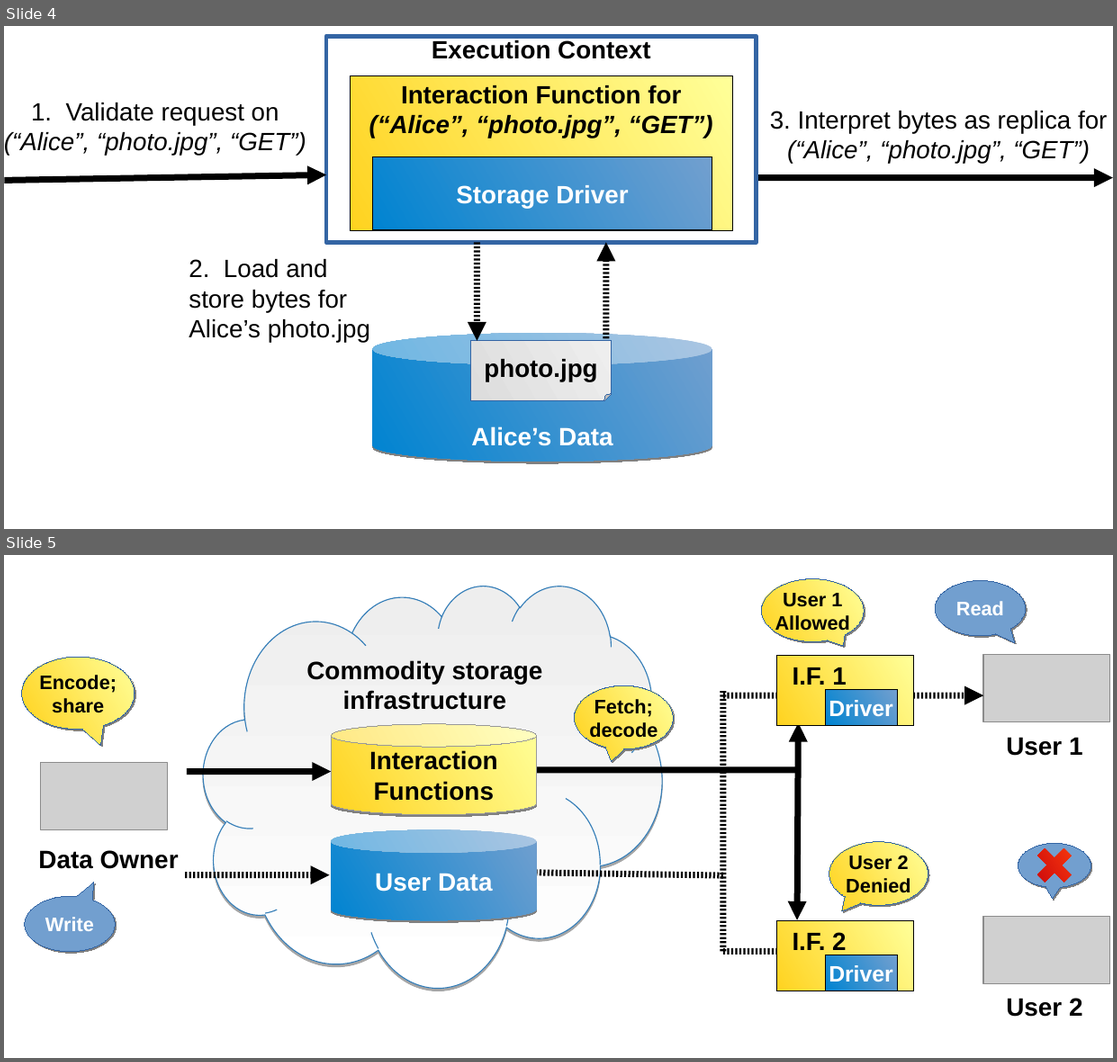
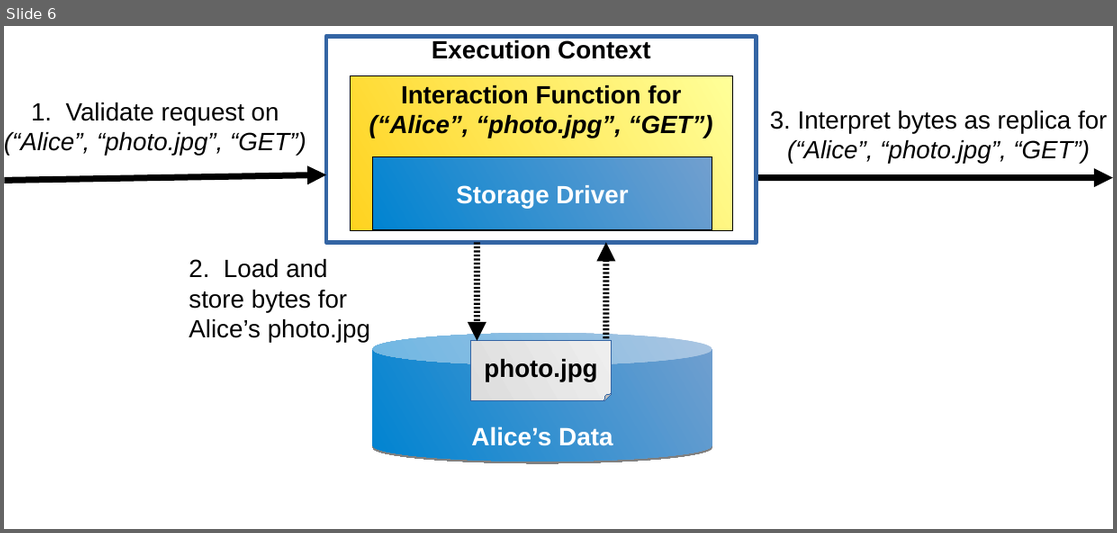
Before and after one commit to syndicate-storage/syndicate-thesis, a slide deck: figures/all-figures.odp. Shown one above the other, each under a label of ours: slides 4 and 5 before the commit, slide 6 after it. The pictures are 1117x1062 and 1117x533 pixels, drawn with LibreOffice and Linux fonts; fonts in the diff are those of the drawing; grey boxes stand for pictures. Boxes give left, top, right and bottom in pixels: in the first picture for what was removed or moved away, otherwise in the second. Text is boxed around its words. In the diff, an @@ line names an element or a change of style, - is before the commit and + after.

```diff
--- a/figures/all-figures.odp
+++ b/figures/all-figures.odp
@@ slide 5 removed at (4,555,1113,1058), background #FFFFFF @@
@@ speech bubble removed at (762,579,864,641) @@
-User 1
-Allowed
@@ speech bubble removed at (935,580,1026,635) @@
-Read
@@ cloud removed at (203,586,662,988) @@
@@ speech bubble removed at (22,657,134,729) @@
-Encode;
-share
@@ text removed at (306,660,543,710) @@
-Commodity storage
-infrastructure
@@ rectangle removed at (777,656,913,726) @@
@@ picture removed at (983,655,1110,722) @@
@@ speech bubble removed at (575,685,673,749) @@
-Fetch;
-decode
@@ text removed at (792,667,846,685) @@
-I.F. 1
@@ arrow removed from (723, 696) to (983, 696) @@
@@ line removed from (723, 951) to (723, 691) @@
@@ rectangle removed at (825,690,898,726) @@
-Driver
@@ cylinder removed at (331,724,536,814) @@
-Interaction
-Functions
@@ double arrow removed from (797, 920) to (798, 723) @@
@@ text removed at (1006,737,1083,756) @@
-User 1
@@ picture removed at (41,762,168,829) @@
@@ line removed from (532, 770) to (798, 770) @@
@@ arrow removed from (187, 771) to (331, 771) @@
@@ text removed at (38,850,179,869) @@
-Data Owner
@@ cylinder removed at (331,829,536,920) @@
-User Data
@@ speech bubble removed at (829,842,927,905) @@
-User 2
-Denied
@@ speech bubble removed at (1018,844,1090,888) @@
@@ plus removed at (1027,839,1080,892) @@
@@ arrow removed from (185, 875) to (329, 875) @@
@@ line removed from (527, 873) to (723, 876) @@
@@ speech bubble removed at (24,896,115,951) @@
-Write
@@ rectangle removed at (777,920,913,991) @@
@@ text removed at (792,932,846,950) @@
-I.F. 2
@@ picture removed at (983,916,1110,983) @@
@@ arrow removed from (723, 951) to (857, 951) @@
@@ rectangle removed at (825,955,898,991) @@
-Driver
@@ text removed at (1006,998,1083,1017) @@
-User 2
@@ what was slide 4 is now slide 6 @@
```
Also in this commit, not shown: 3 slides changed, 2 slides added, 1 other slide removed, 6 other files.
